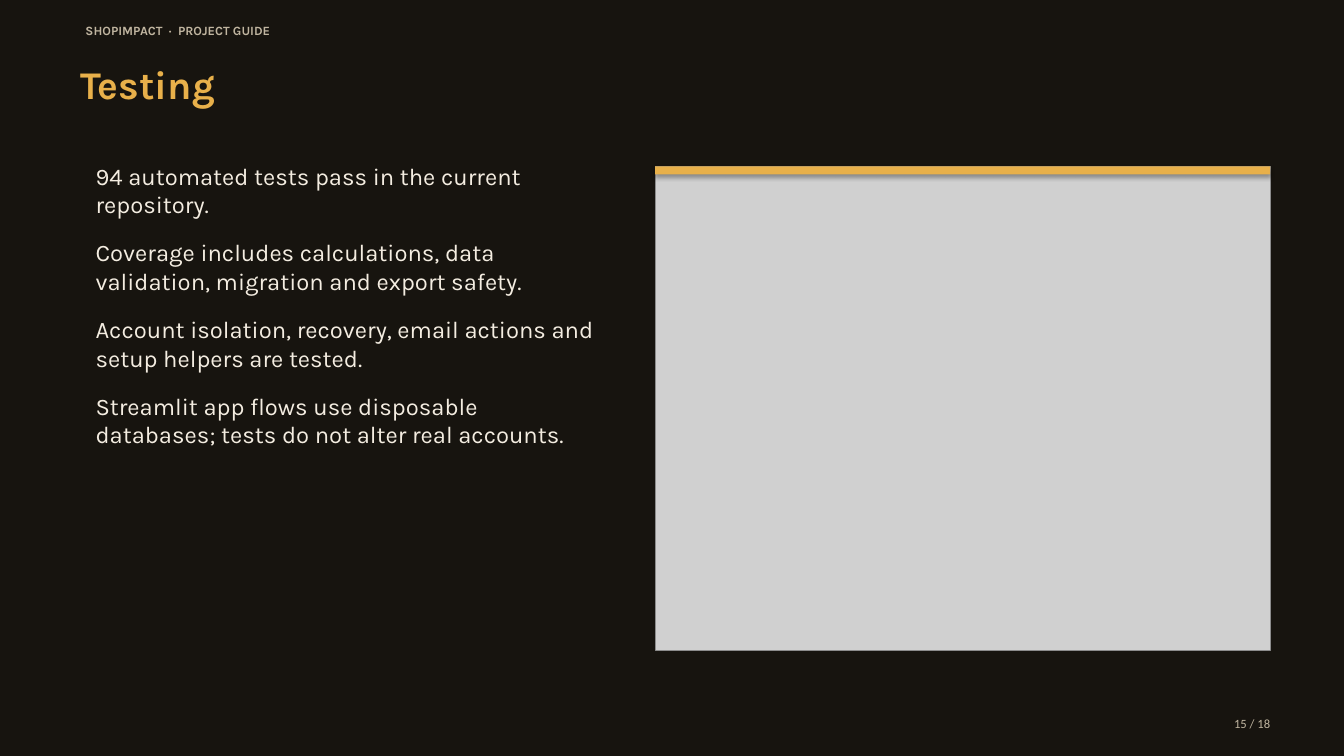
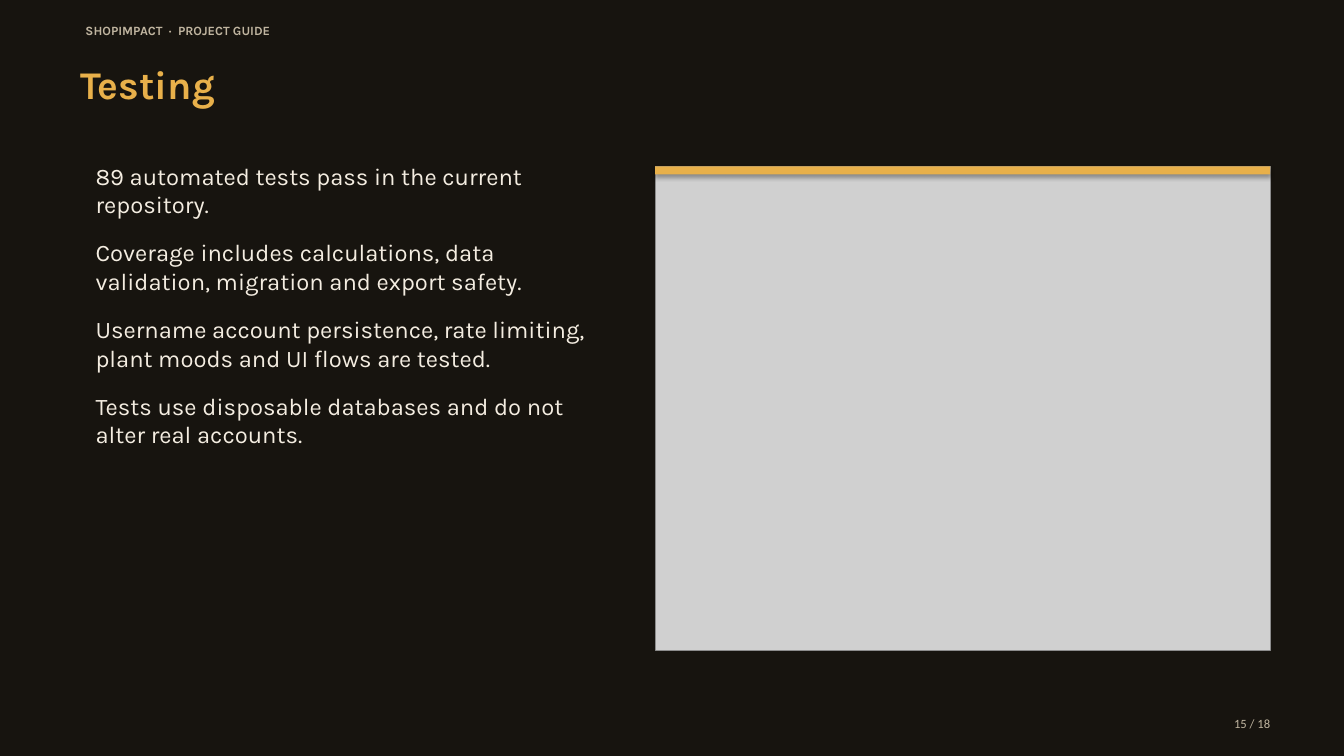
Before and after one commit to kavin-beep/IDAI102_1000527_ShopImpactAI_Kavin-K, a slide deck: slide 15 of output/presentation/ShopImpact_Vibrant_Deck.pptx. Drawn at 1344x756 pixels with LibreOffice and Linux fonts; fonts in the diff are those of the drawing; grey boxes stand for pictures. Boxes give left, top, right and bottom in pixels: in the first picture for what was removed or moved away, otherwise in the second. Text is boxed around its words. In the diff, an @@ line names an element or a change of style, - is before the commit and + after.

```diff
--- a/output/presentation/ShopImpact_Vibrant_Deck.pptx
+++ b/output/presentation/ShopImpact_Vibrant_Deck.pptx
@@ text at (96, 168, 522, 219): text changed @@
-94 automated tests pass in the current repository.
+89 automated tests pass in the current repository.
@@ text at (96, 321, 584, 444): text changed @@
-Account isolation, recovery, email actions and setup helpers are tested.
-Streamlit app flows use disposable databases; tests do not alter real accounts.
+Username account persistence, rate limiting, plant moods and UI flows are tested.
+Tests use disposable databases and do not alter real accounts.
```
Also in this commit, not shown: 8 other slides changed, 1 slide added, 1 slide removed, 13 other files.
